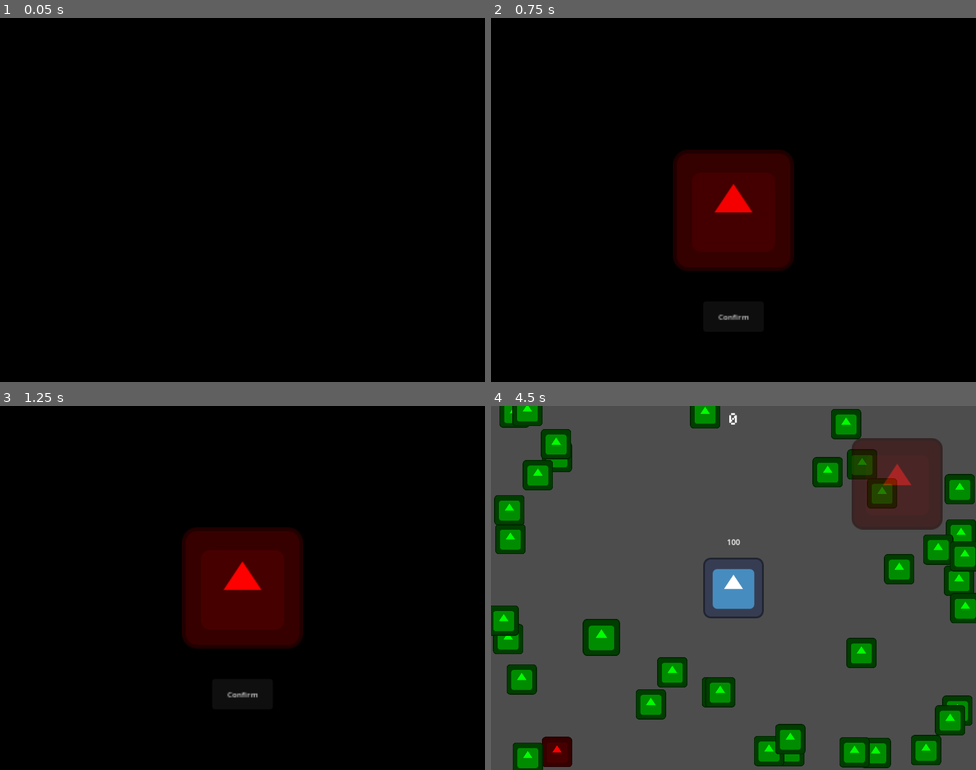
Above: before the commit, frames 1-4 (two rows, left to right).
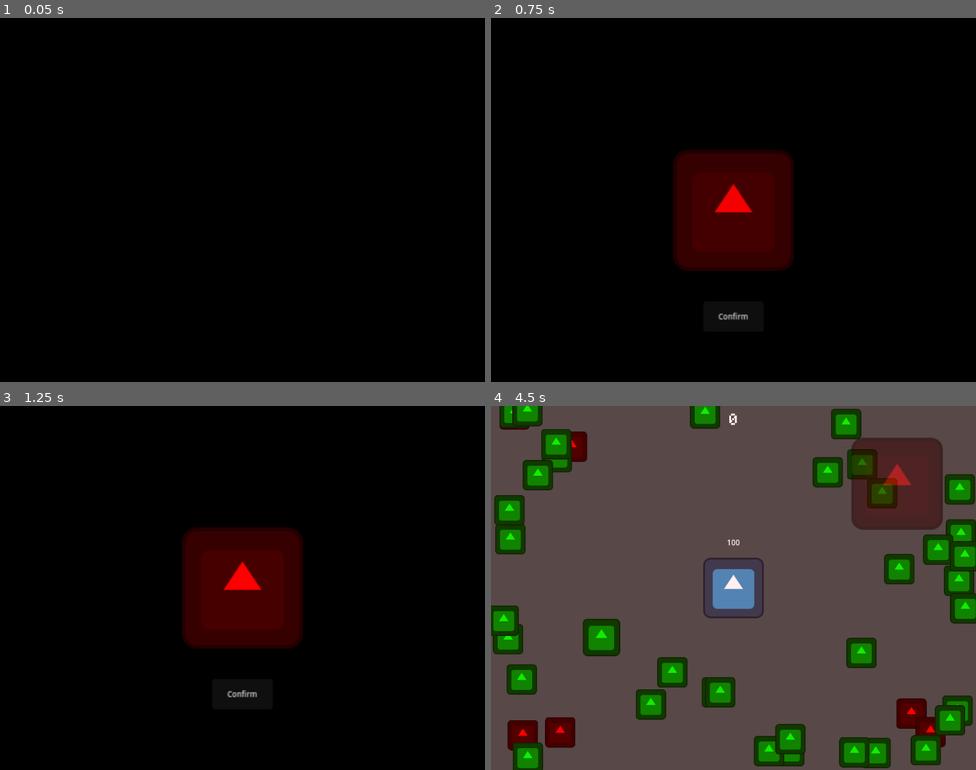
Above: after the commit, the same moments.

Repository: SamuelScerri/Score-Space-Jam
Game: Godot game, scene res://Game Area.tscn
Two runs of this game, one before a commit and one after it. Both use one fixed random seed, a clock stepped at 60 frames per second and the inputs below. The engine's default icon, where the game draws it, is replaced by a stand-in: a white triangle on a blue panel in a dark square.
Inputs (mouse positions are in pixels of both pictures, inside the frame that each line leads up to):
- Up to frame 1 (0.05 s): no input
- Up to frame 2 (0.75 s): move the mouse to (840, 181) at 0.52 s; click (840, 181) at 0.6 s
- Up to frame 3 (1.25 s): no input
- Up to frame 4 (4.5 s): click "Confirm" at 1.25 s; move the mouse to (718, 748) at 2.02 s; click (718, 748) at 2.1 s; move the mouse to (675, 722) at 2.77 s; click (675, 722) at 2.85 s; move the mouse to (520, 464) at 3.52 s; click (520, 464) at 3.6 s; move the mouse to (602, 657) at 4.27 s; click (602, 657) at 4.35 s

Frame 1 is identical in both runs. In frame 2, less than 0.1% of the frame differs, in the area x 46-54%, y 53-83%; in frame 3, less than 0.1%; in frame 4, 2.9%, in the area x 0-100%, y 0-100%.

Commit message:
Added Fail Animation

Diff:
--- a/Game Area.gd
+++ b/Game Area.gd
@@ -57,10 +57,17 @@
 	get_tree().paused = false
 	print("Starting Game")
 
+func do_shake():
+	should_shake = true
+	shake_duration.start()
+
+func end_game():
+	get_tree().paused = true
+	user_interface.show_end()
+
 func _process(delta):
 	if Input.is_action_just_pressed("Fire"):
-		should_shake = true
-		shake_duration.start()
+		do_shake()
 
 		$Fire.play()
 
--- a/Game Area.tscn
+++ b/Game Area.tscn
@@ -6,7 +6,6 @@
 [ext_resource type="PackedScene" uid="uid://ids3m7jc5tp5" path="res://Nodes/Citizen.tscn" id="4_3nsmv"]
 [ext_resource type="AudioStream" uid="uid://c60n6mtf4lpvp" path="res://Resources/Sound Effects/Fire.mp3" id="5_mhmy3"]
 [ext_resource type="PackedScene" uid="uid://dct41s4dgk0i4" path="res://Interface.tscn" id="6_cfryr"]
-[ext_resource type="AudioStream" uid="uid://dtuhnr87k4f8k" path="res://Resources/Background.mp3" id="7_6oqdo"]
 
 [node name="Game Area" type="Node"]
 process_mode = 1
@@ -17,12 +16,11 @@
 [node name="Building" parent="." instance=ExtResource("1_r261b")]
 
 [node name="Spawn Delay" type="Timer" parent="."]
-wait_time = 2.0
+wait_time = 0.5
 autostart = true
 
 [node name="Fire" type="AudioStreamPlayer" parent="."]
 stream = ExtResource("5_mhmy3")
-volume_db = -16.0
 max_polyphony = 32
 
 [node name="Interface" parent="." instance=ExtResource("6_cfryr")]
@@ -35,9 +33,5 @@
 wait_time = 0.1
 one_shot = true
 
-[node name="Background" type="AudioStreamPlayer" parent="."]
-stream = ExtResource("7_6oqdo")
-autoplay = true
-
 [connection signal="timeout" from="Spawn Delay" to="." method="_on_spawn_delay_timeout"]
 [connection signal="timeout" from="Shake" to="." method="_on_shake_timeout"]
--- a/Interface.tscn
+++ b/Interface.tscn
@@ -7,6 +7,7 @@
 [ext_resource type="AudioStream" uid="uid://236dfbhpjqem" path="res://Resources/Sound Effects/Select.wav" id="4_fj4vb"]
 [ext_resource type="AudioStream" uid="uid://ctrvqr6o00mrh" path="res://Resources/Sound Effects/Good Target.wav" id="6_jdj2w"]
 [ext_resource type="AudioStream" uid="uid://dlj3m5lvgkvj8" path="res://Resources/Sound Effects/Wrong.wav" id="7_2jpv7"]
+[ext_resource type="AudioStream" uid="uid://dtuhnr87k4f8k" path="res://Resources/Background.mp3" id="8_g5jcq"]
 
 [sub_resource type="FontVariation" id="FontVariation_ntvwg"]
 base_font = ExtResource("2_8s0u5")
@@ -168,7 +169,7 @@
 
 [sub_resource type="Animation" id="Animation_wq1n1"]
 resource_name = "Green Flash"
-length = 0.1
+length = 0.2
 tracks/0/type = "method"
 tracks/0/imported = false
 tracks/0/enabled = true
@@ -190,7 +191,7 @@
 tracks/1/interp = 1
 tracks/1/loop_wrap = true
 tracks/1/keys = {
-"times": PackedFloat32Array(0, 0.1),
+"times": PackedFloat32Array(0, 0.2),
 "transitions": PackedFloat32Array(1, 1),
 "update": 0,
 "values": [Color(0, 1, 0, 0.12549), Color(0, 1, 0, 0)]
@@ -198,7 +199,7 @@
 
 [sub_resource type="Animation" id="Animation_1e2tb"]
 resource_name = "Red Flash"
-length = 0.1
+length = 0.2
 tracks/0/type = "method"
 tracks/0/imported = false
 tracks/0/enabled = true
@@ -220,15 +221,67 @@
 tracks/1/interp = 1
 tracks/1/loop_wrap = true
 tracks/1/keys = {
-"times": PackedFloat32Array(0, 0.1),
+"times": PackedFloat32Array(0, 0.2),
 "transitions": PackedFloat32Array(1, 1),
 "update": 0,
 "values": [Color(1, 0, 0, 0.12549), Color(1, 0, 0, 0)]
+}
+
+[sub_resource type="Animation" id="Animation_1yv4p"]
+resource_name = "End"
+tracks/0/type = "value"
+tracks/0/imported = false
+tracks/0/enabled = true
+tracks/0/path = NodePath("Background:color")
+tracks/0/interp = 2
+tracks/0/loop_wrap = true
+tracks/0/keys = {
+"times": PackedFloat32Array(0, 1),
+"transitions": PackedFloat32Array(-2, -2),
+"update": 0,
+"values": [Color(0, 0, 0, 0), Color(0, 0, 0, 0.501961)]
+}
+tracks/1/type = "value"
+tracks/1/imported = false
+tracks/1/enabled = true
+tracks/1/path = NodePath("Music:volume_db")
+tracks/1/interp = 2
+tracks/1/loop_wrap = true
+tracks/1/keys = {
+"times": PackedFloat32Array(0, 1),
+"transitions": PackedFloat32Array(-2, -2),
+"update": 0,
+"values": [0.0, -32.0]
+}
+tracks/2/type = "value"
+tracks/2/imported = false
+tracks/2/enabled = true
+tracks/2/path = NodePath("Target:modulate")
+tracks/2/interp = 2
+tracks/2/loop_wrap = true
+tracks/2/keys = {
+"times": PackedFloat32Array(0, 1),
+"transitions": PackedFloat32Array(-2, -2),
+"update": 0,
+"values": [Color(1, 1, 1, 1), Color(1, 1, 1, 0)]
+}
+tracks/3/type = "value"
+tracks/3/imported = false
+tracks/3/enabled = true
+tracks/3/path = NodePath("Label:modulate")
+tracks/3/interp = 2
+tracks/3/loop_wrap = true
+tracks/3/keys = {
+"times": PackedFloat32Array(0, 1),
+"transitions": PackedFloat32Array(-2, -2),
+"update": 0,
+"values": [Color(1, 1, 1, 1), Color(1, 1, 1, 0)]
 }
 
 [sub_resource type="AnimationLibrary" id="AnimationLibrary_avmb6"]
 _data = {
 "Begin": SubResource("Animation_ribx5"),
+"End": SubResource("Animation_1yv4p"),
 "Green Flash": SubResource("Animation_wq1n1"),
 "Idle": SubResource("Animation_oqim6"),
 "Red Flash": SubResource("Animation_1e2tb"),
@@ -253,7 +306,7 @@
 offset_right = 1024.0
 offset_bottom = 768.0
 mouse_filter = 1
-color = Color(1, 0, 0, 0.12549)
+color = Color(0, 0, 0, 0)
 
 [node name="Modulate" type="CanvasModulate" parent="."]
 modulate = Color(0, 0, 0, 1)
@@ -291,11 +344,15 @@
 
 [node name="Good" type="AudioStreamPlayer" parent="."]
 stream = ExtResource("6_jdj2w")
-volume_db = -16.0
+volume_db = -8.0
 pitch_scale = 2.0
 
 [node name="Bad" type="AudioStreamPlayer" parent="."]
 stream = ExtResource("7_2jpv7")
+volume_db = 16.0
 pitch_scale = 3.0
 
+[node name="Music" type="AudioStreamPlayer" parent="."]
+stream = ExtResource("8_g5jcq")
+
 [connection signal="pressed" from="Target/Button" to="." method="start_game"]
--- a/Scripts/Building.gd
+++ b/Scripts/Building.gd
@@ -9,7 +9,12 @@
 	health -= amount
 
 	update_information()
+
+	Global.current_game_area.do_shake()
 	$Animation.play("Damage")
+
+	if health <= 0:
+		Global.current_game_area.end_game()
 
 func update_information():
 	$Sprite/Label.text = str(health)
--- a/Scripts/User Interface.gd
+++ b/Scripts/User Interface.gd
@@ -3,6 +3,7 @@
 func start_game():
 	$Animator.play("Begin")
 	$Select.play()
+	$Music.play()
 
 	Global.current_game_area.start_game()
 
@@ -13,3 +14,6 @@
 		$Animator.play("Green Flash")
 
 	$Label.text = str(score)
+
+func show_end():
+	$Animator.play("End")
--- a/project.godot
+++ b/project.godot
@@ -23,8 +23,9 @@
 
 window/size/viewport_width=1024
 window/size/viewport_height=768
+window/size/mode=4
 window/size/resizable=false
-window/stretch/mode="canvas_items"
+window/stretch/mode="viewport"
 
 [input]
 
Not shown: 1 places in Game Area.tscn that only renumber resources
Not shown: 1 places in Interface.tscn that only renumber resources
